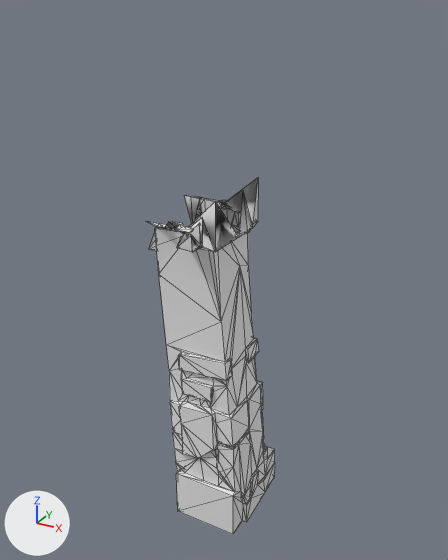
Renders of the OBJ model src/main/resources/assets/kn8/meshes/soldier/leg_right.obj from each side of a commit.
Camera for both pictures: a 50 mm lens placed at (0.865, -1.292, 1.371), pointed at (0.15, 0.008, 0.721). Arrows for +X, +Y and +Z are at lower left; the lights stay in place. The older version comes first. Mesh edges are drawn as thin lines. Where no turn or scale is listed for an object, it has been applied to the vertices. Vertices at exactly the same position are counted once.

The scene before the commit, as lines of its bpy script (objects in view):
```python
me_leg_right = bpy.data.meshes.new('leg_right')
me_leg_right.from_pydata(...)  # 433 vertices, 860 faces; spans x -0.016..0.262, y -0.18..0.164, z 0.0..0.977
ob_leg_right = bpy.data.objects.new('leg_right', me_leg_right)
ob_leg_right.location = (0.0, 0.0, 0.0)
```
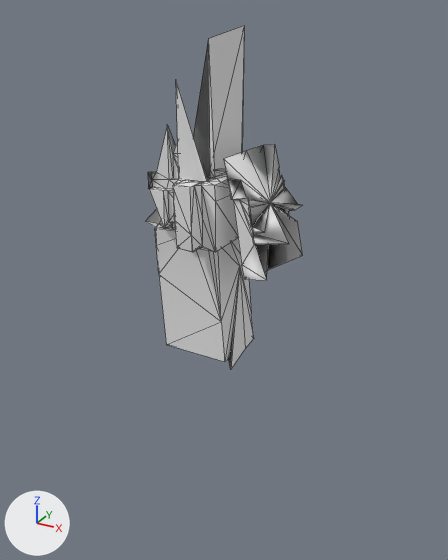
The change, as a diff of the scene's bpy script:
```diff
--- a/src/main/resources/assets/kn8/meshes/soldier/leg_right.obj.py
+++ b/src/main/resources/assets/kn8/meshes/soldier/leg_right.obj.py
@@ me_leg_right @@
 # used by ob_leg_right; location = (0.0, 0.0, 0.0)
-me_leg_right.from_pydata(...)  # 433 vertices, 860 faces; spans x -0.016..0.262, y -0.18..0.164, z 0.0..0.977
+me_leg_right.from_pydata(...)  # 326 vertices, 650 faces; spans x -0.033..0.372, y -0.182..0.166, z 0.432..1.333
+# me_leg_right part 1: a new loose piece of 66 vertices spanning x 0.21..0.372, y -0.106..0.101, z 0.787..1.067
+# me_leg_right part 2: 300 vertices removed from x 0.034..0.262, y -0.118..0.164, z 0.0..0.542; 1 vertex added at x 0.132, y 0.041, z 0.535
+# me_leg_right part 3: 7 vertices removed from x -0.016..0.146, y -0.118..0.088, z 0.809..0.907; 133 vertices added at x -0.033..0.201, y -0.182..0.166, z 0.891..1.333
```

Changed parts and their boxes [x1, y1, x2, y2] in the pictures (448 x 560 px):
'leg_right', reshaped (22% wider)
    before: [146, 178, 275, 534]
    after: [146, 26, 303, 369]
part 1 of me_leg_right, added
    after: [224, 144, 303, 280]
part 2 of me_leg_right, cut back
    before: [166, 338, 275, 534]
part 3 of me_leg_right, built on
    before: [149, 178, 258, 251]
    after: [146, 26, 244, 250]
